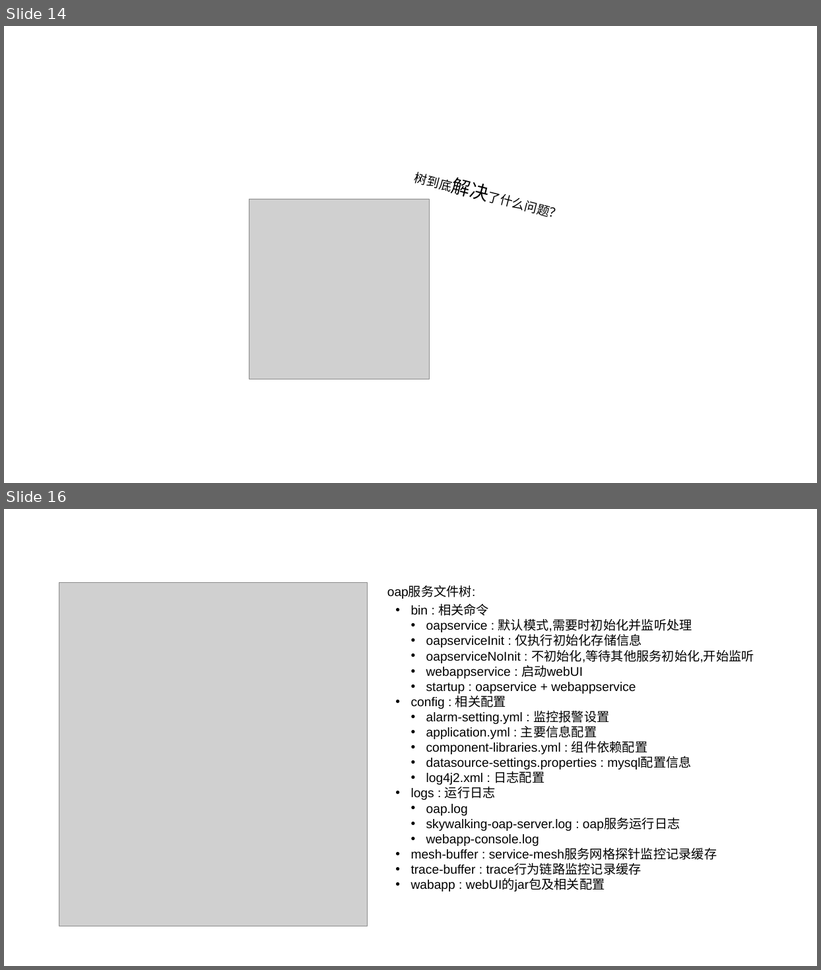
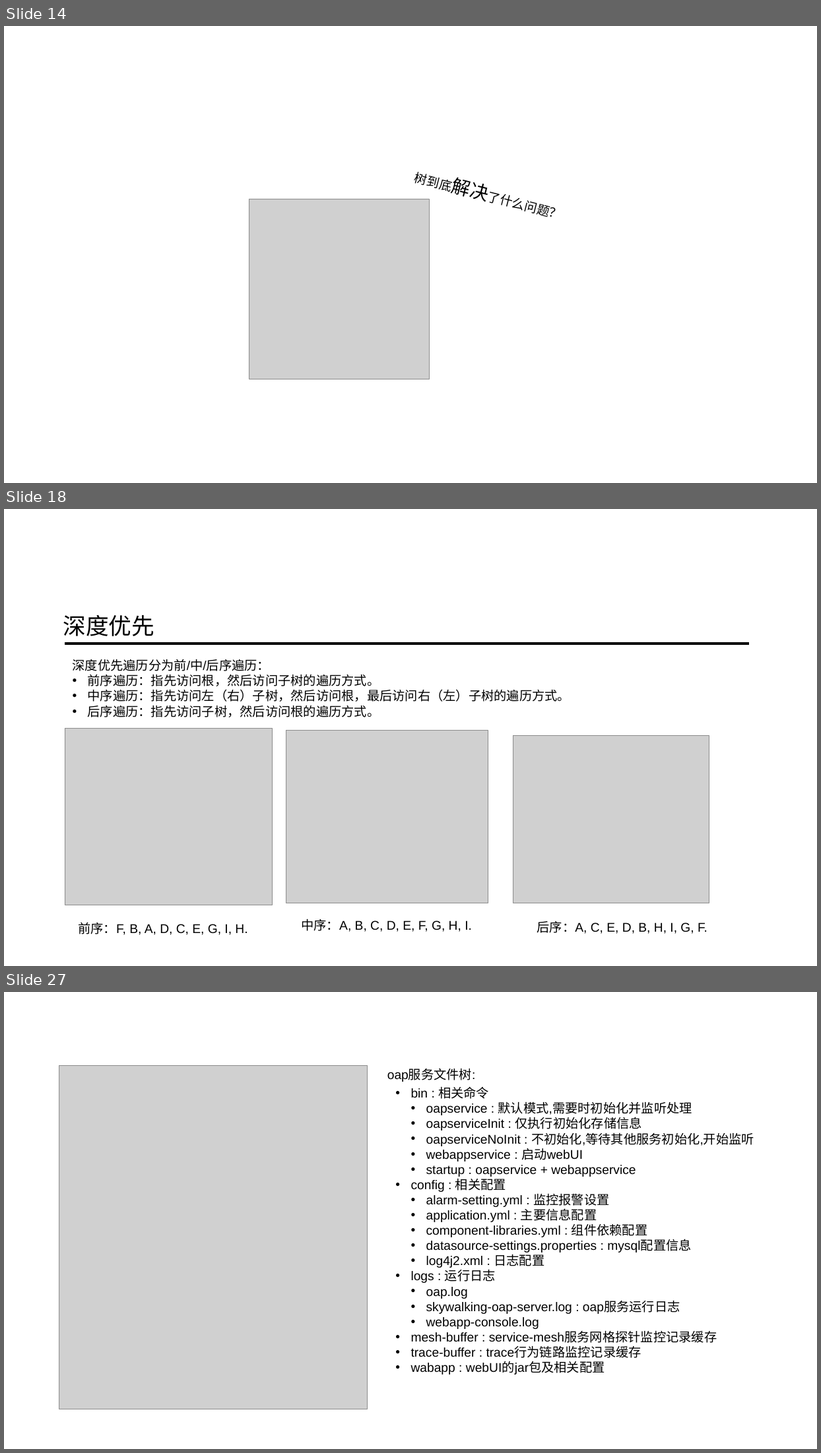
Before and after one commit to ainilili/data-structure-trees-demo, a slide deck: 数据结构之树.pptx. Shown one above the other, each under a label of ours: slides 14 and 16 before the commit, slides 14, 18 and 27 after it; the slides between them are not shown. The pictures are 821x970 and 821x1453 pixels, drawn with LibreOffice and Linux fonts; fonts in the diff are those of the drawing; grey boxes stand for pictures; background and template pictures are left out. Boxes give left, top, right and bottom in pixels: in the first picture for what was removed or moved away, otherwise in the second. Text is boxed around its words. In the diff, an @@ line names an element or a change of style, - is before the commit and + after.

```diff
--- a/数据结构之树.pptx
+++ b/数据结构之树.pptx
@@ slide 18 added at [4, 509, 817, 966], background picture (left out) @@
@@ text added at [63, 615, 155, 636], 54 pt, text #000000 @@
+深度优先
@@ line added from (65, 644) to (749, 644), #000000 6.5 pt @@
@@ text added at [73, 659, 570, 718], 30 pt, text #000000 @@
+深度优先遍历分为前/中/后序遍历：
+• 前序遍历：指先访问根，然后访问子树的遍历方式。
+• 中序遍历：指先访问左（右）子树，然后访问根，最后访问右（左）子树的遍历方式。
+• 后序遍历：指先访问子树，然后访问根的遍历方式。
@@ picture added at [65, 728, 272, 906] @@
@@ picture added at [286, 731, 488, 903] @@
@@ picture added at [513, 735, 709, 903] @@
@@ text added at [78, 923, 248, 935], 30 pt, text #000000 @@
+前序：F, B, A, D, C, E, G, I, H.
@@ text added at [301, 920, 472, 932], 30 pt, text #000000 @@
+中序：A, B, C, D, E, F, G, H, I.
@@ text added at [537, 921, 708, 934], 30 pt, text #000000 @@
+后序：A, C, E, D, B, H, I, G, F.
@@ what was slide 16 is now slide 27 @@
```
Also in this commit, not shown: 2 slides changed, 10 other slides added.
